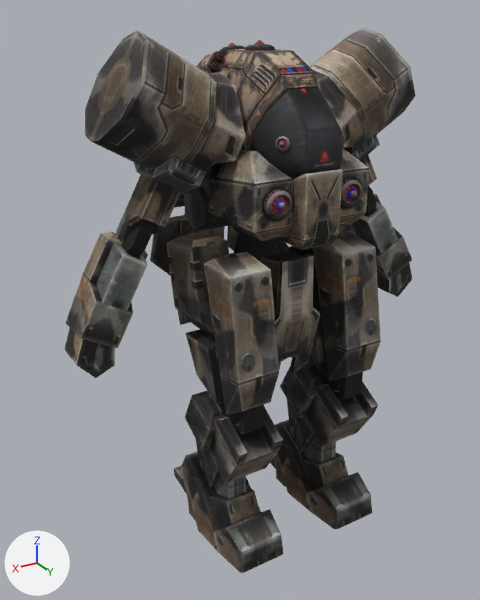
The glTF model RobotGame/Assets/Models/Mech/Players/Mark.glb, before and after one commit.
One viewpoint serves both versions: a 50 mm lens placed at (2.2, 3.38, 3.29), pointed at (0.08, -0.16, 1.52). Every picture has the same lights, and +X, +Y and +Z are marked at lower left. Where no turn or scale is listed for an object, it has been applied to the vertices. Vertices at the same position are counted once.
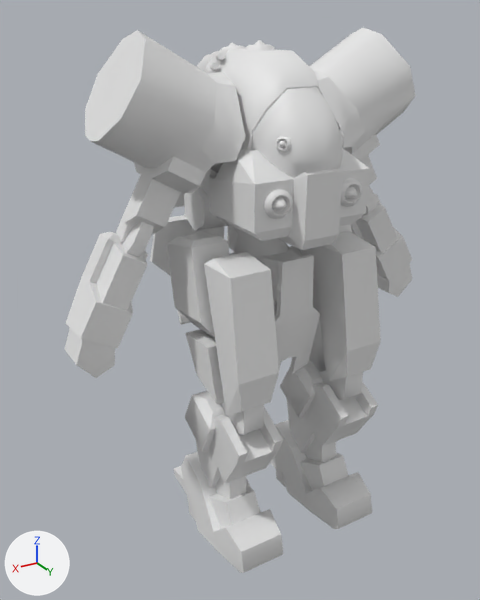
The newer file is also turned or shifted as a whole; pictures and numbers use the older file's frame.

The change, as a list of edits to the scene's bpy script:
```text
Change me_object14:
    where me_object14.from_pydata(...)  # 36 vertices, 54 faces; spans x -0.267..0.267, y -0.16..0.16, z -0.397..0.397
    me_object14 part 1: 54 faces spanning x -0.267..0.267, y -0.16..0.16, z -0.397..0.397 switch from mat_mark (picture img_texture_mark_dds) to no material
Change me_object13:
    where me_object13.from_pydata(...)  # 114 vertices, 202 faces; spans x -0.386..0.416, y -0.347..0.347, z -0.6..0.6
    me_object13 part 2: 196 faces spanning x -0.386..0.416, y -0.347..0.347, z -0.6..0.6 switch from mat_mark (picture img_texture_mark_dds) to no material
Change me_object05:
    where me_object05.from_pydata(...)  # 36 vertices, 54 faces; spans x -0.267..0.267, y -0.16..0.16, z -0.397..0.397
    me_object05 part 3: 54 faces spanning x -0.267..0.267, y -0.16..0.16, z -0.397..0.397 switch from mat_mark (picture img_texture_mark_dds) to no material
Change me_object04:
    where me_object04.from_pydata(...)  # 114 vertices, 202 faces; spans x -0.418..0.384, y -0.347..0.347, z -0.6..0.6
    me_object04 part 4: 196 faces spanning x -0.418..0.384, y -0.347..0.347, z -0.6..0.6 switch from mat_mark (picture img_texture_mark_dds) to no material
Change me_box01:
    where me_box01.from_pydata(...)  # 1586 vertices, 3018 faces; spans x -0.33..0.331, y -0.541..0.786, z -0.396..0.476
    me_box01 part 5: 3004 faces spanning x -0.33..0.331, y -0.541..0.786, z -0.396..0.476 switch from mat_mark_add (picture img_mark_new_add_1_dds) to no material
Change me_object03:
    where me_object03.from_pydata(...)  # 329 vertices, 538 faces; spans x -0.57..0.57, y -0.78..0.78, z -0.87..0.82
    me_object03 part 6: 517 faces spanning x -0.57..0.57, y -0.78..0.78, z -0.87..0.82 switch from mat_mark (picture img_texture_mark_dds) to no material
Change me_object07:
    where me_object07.from_pydata(...)  # 50 vertices, 74 faces; spans x -0.214..0.214, y -0.573..0.573, z -0.233..0.233
    me_object07 part 7: 74 faces spanning x -0.214..0.214, y -0.573..0.573, z -0.233..0.233 switch from mat_mark (picture img_texture_mark_dds) to no material
Change me_object02:
    where me_object02.from_pydata(...)  # 52 vertices, 88 faces; spans x -0.197..0.197, y -0.333..0.333, z -0.412..0.412
    me_object02 part 8: 88 faces spanning x -0.197..0.197, y -0.333..0.333, z -0.412..0.412 switch from mat_mark (picture img_texture_mark_dds) to no material
Change me_object06:
    where me_object06.from_pydata(...)  # 54 vertices, 88 faces; spans x -0.177..0.177, y -0.389..0.389, z -0.609..0.609
    me_object06 part 9: 88 faces spanning x -0.177..0.177, y -0.389..0.389, z -0.609..0.609 switch from mat_mark (picture img_texture_mark_dds) to no material
Change me_object12:
    where me_object12.from_pydata(...)  # 50 vertices, 74 faces; spans x -0.214..0.214, y -0.573..0.573, z -0.233..0.233
    me_object12 part 10: 74 faces spanning x -0.214..0.214, y -0.573..0.573, z -0.233..0.233 switch from mat_mark (picture img_texture_mark_dds) to no material
Change me_object10:
    where me_object10.from_pydata(...)  # 52 vertices, 88 faces; spans x -0.197..0.197, y -0.333..0.333, z -0.412..0.412
    me_object10 part 11: 88 faces spanning x -0.197..0.197, y -0.333..0.333, z -0.412..0.412 switch from mat_mark (picture img_texture_mark_dds) to no material
Change me_object11:
    where me_object11.from_pydata(...)  # 54 vertices, 88 faces; spans x -0.177..0.177, y -0.389..0.389, z -0.609..0.609
    me_object11 part 12: 88 faces spanning x -0.177..0.177, y -0.389..0.389, z -0.609..0.609 switch from mat_mark (picture img_texture_mark_dds) to no material
Change me_object01:
    where me_object01.from_pydata(...)  # 82 vertices, 138 faces; spans x -0.387..0.387, y -0.383..0.382, z -0.565..0.566
    me_object01 part 13: 138 faces spanning x -0.387..0.387, y -0.383..0.382, z -0.565..0.566 switch from mat_mark (picture img_texture_mark_dds) to no material
```

Pixel boxes [x1, y1, x2, y2] of what changed, in the pictures (480 x 600 px):
part 1 of me_object14, recoloured (grey to white): [64, 232, 148, 378] in both
part 2 of me_object13, recoloured: [85, 30, 245, 257] in both
part 3 of me_object05, recoloured: [351, 193, 412, 297] in both
part 4 of me_object04, recoloured: [309, 27, 416, 215] in both
part 5 of me_box01, recoloured: [196, 40, 362, 219] in both
part 6 of me_object03, recoloured: [150, 147, 369, 325] in both
part 7 of me_object07, recoloured (black to grey): [270, 420, 372, 529] in both
part 8 of me_object02, recoloured (black to grey): [280, 360, 378, 462] in both
part 9 of me_object06, recoloured (black to grey): [299, 224, 381, 400] in both
part 10 of me_object12, recoloured: [174, 451, 283, 573] in both
part 11 of me_object10, recoloured (black to grey): [185, 391, 283, 499] in both
part 12 of me_object11, recoloured: [166, 233, 279, 434] in both
part 13 of me_object01, recoloured: [232, 226, 320, 374] in both
